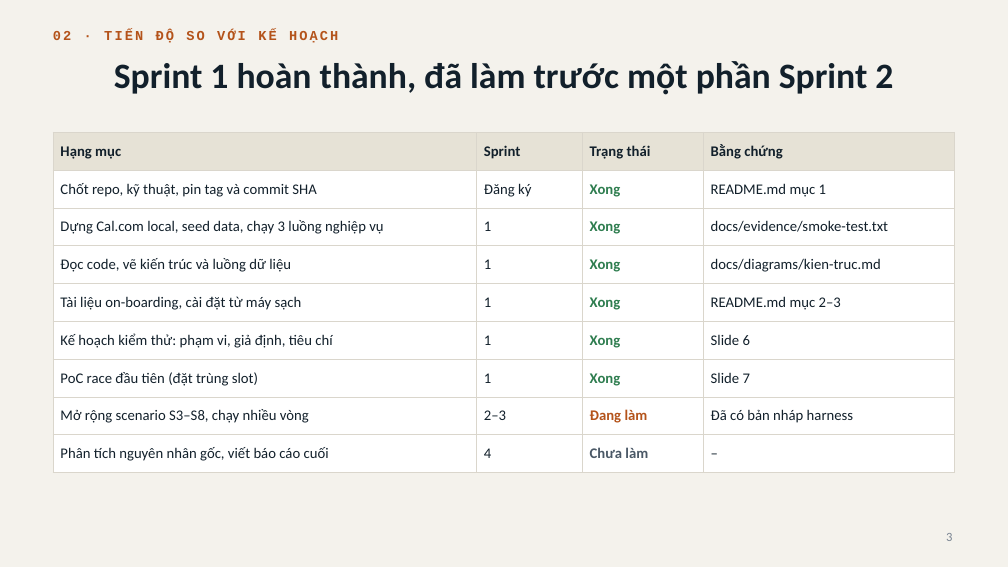
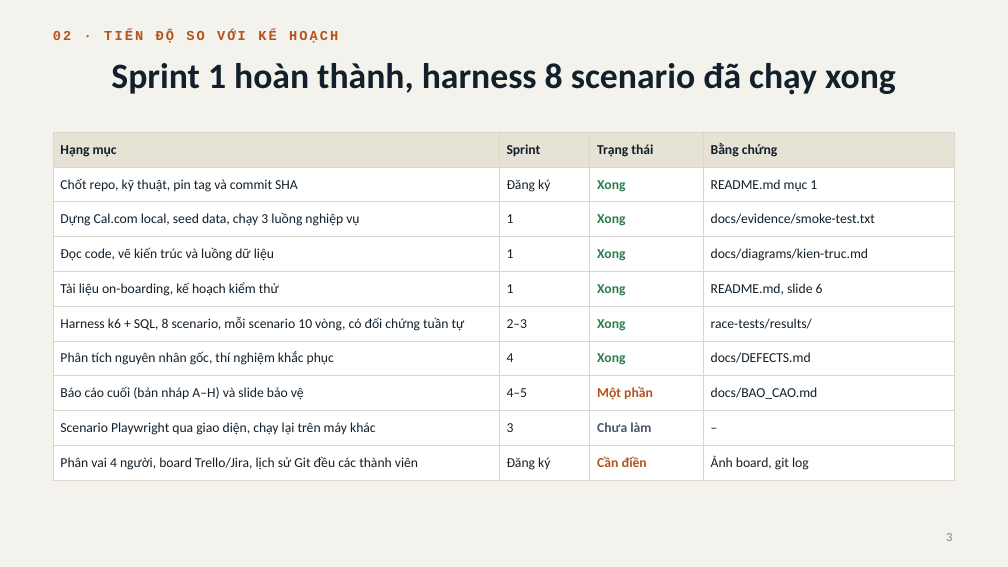
Before and after one commit to 2312741-sudo/kiem_thu_pm, a slide deck: slide 3 of docs/BAO_CAO_GIUA_KY_R05-K15.pptx. Drawn at 1008x567 pixels with LibreOffice and Linux fonts; fonts in the diff are those of the drawing. Boxes give left, top, right and bottom in pixels: in the first picture for what was removed or moved away, otherwise in the second. Text is boxed around its words. In the diff, an @@ line names an element or a change of style, - is before the commit and + after.

```diff
--- a/docs/BAO_CAO_GIUA_KY_R05-K15.pptx
+++ b/docs/BAO_CAO_GIUA_KY_R05-K15.pptx
@@ title at box(111, 63, 896, 95): text changed @@
-Sprint 1 hoàn thành, đã làm trước một phần Sprint 2
+Sprint 1 hoàn thành, harness 8 scenario đã chạy xong
@@ table at box(53, 132, 955, 474) @@
-row 5: Tài liệu on-boarding, cài đặt từ máy sạch | 1 | Xong | README.md mục 2–3
-row 6: Kế hoạch kiểm thử: phạm vi, giả định, tiêu chí | 1 | Xong | Slide 6
-row 7: PoC race đầu tiên (đặt trùng slot) | 1 | Xong | Slide 7
-row 8: Mở rộng scenario S3–S8, chạy nhiều vòng | 2–3 | Đang làm | Đã có bản nháp harness
-row 9: Phân tích nguyên nhân gốc, viết báo cáo cuối | 4 | Chưa làm | –
+row 5: Tài liệu on-boarding, kế hoạch kiểm thử | 1 | Xong | README.md, slide 6
+row 6: Harness k6 + SQL, 8 scenario, mỗi scenario 10 vòng, có đối chứng tuần tự | 2–3 | Xong | race-tests/results/
+row 7: Phân tích nguyên nhân gốc, thí nghiệm khắc phục | 4 | Xong | docs/DEFECTS.md
+row 8: Báo cáo cuối (bản nháp A–H) và slide bảo vệ | 4–5 | Một phần | docs/BAO_CAO.md
+row 9: Scenario Playwright qua giao diện, chạy lại trên máy khác | 3 | Chưa làm | –
+row 10: Phân vai 4 người, board Trello/Jira, lịch sử Git đều các thành viên | Đăng ký | Cần điền | Ảnh board, git log
```
Also in this commit, not shown: 2 other slides changed, 3 other files.
